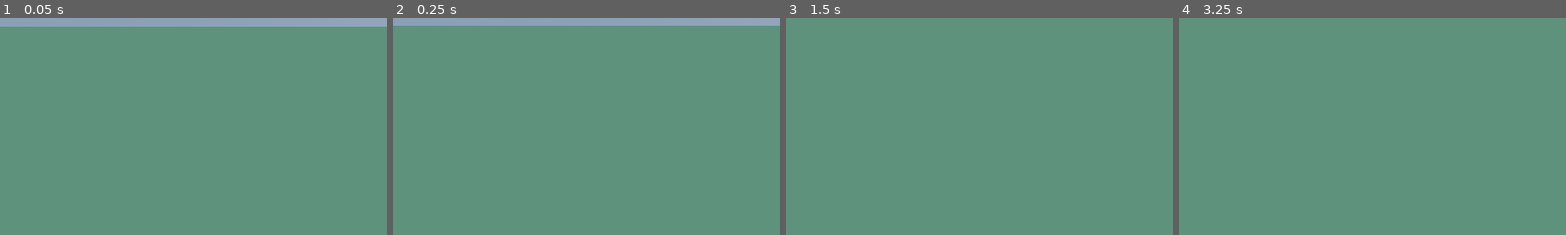
Above: before the commit, frames 1-4 (left to right).
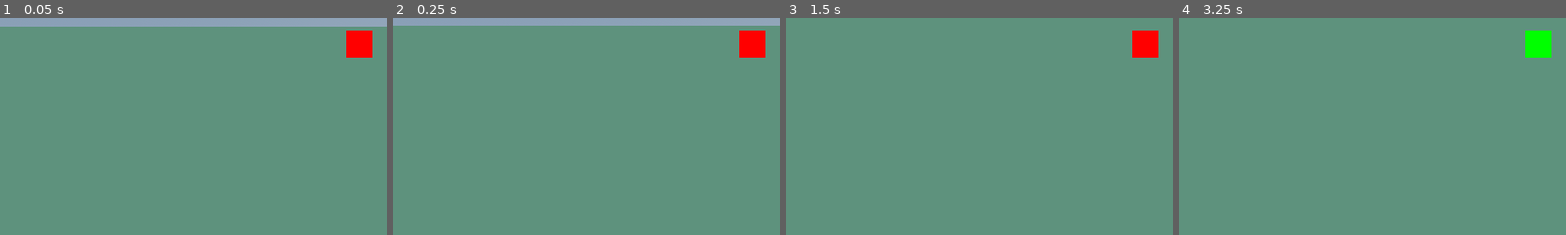
Above: after the commit, the same moments.

Repository: Tayacan/GameOff2023
Game: Godot game, scene res://scenes/playground.tscn
Same seed, same stepped clock (60 frames per second), same inputs: the game is played once before the commit and once after it.
Inputs (mouse positions are % of the whole screen's width and height, from its top left):
- Up to frame 1 (0.05 s): no input
- Up to frame 2 (0.25 s): no input
- Up to frame 3 (1.5 s): tap Enter at 0.5 s; move the mouse to (55, 50) at 0.52 s; hold W (move_forward) from 0.53 s (still down); click (55, 50) at 0.6 s; tap Space (jump) at 0.77 s; tap Mouse wheel down (change_link_next, bound only after the co… at 0.8, 1.35 s; move the mouse to (45, 50) at 1.27 s
- Up to frame 4 (3.25 s): keep holding W (move_forward); tap Space (jump) at 1.52, 2, 3.02 s; tap Mouse wheel up (change_link_prev, bound only after the comm… at 1.55, 2.1 s; move the mouse to (52, 48) at 2.02 s; click (52, 48) at 2.3 s; tap Enter at 2.75 s; move the mouse to (49, 52) at 2.77 s; right-click (49, 52) at 2.85 s; tap Mouse wheel down (change_link_next, bound only after the co… at 3.05 s
The pictures show only the part of the screen within x 50-100%, y 0-50%; the shares and areas given below are measured in that part.

The runs differ from the first frame. In frame 1, 0.8% of the frame differs, in the area x 89-97%, y 5-19%; in frame 2, 0.8%; in frame 3, 0.8%; in frame 4, 0.8%.

Commit message:
Add ability to switch link type

Diff:
--- a/links/forward_link.gd
+++ b/links/forward_link.gd
@@ -7,8 +7,7 @@
 var obj_2_vel : Vector3 = Vector3(0, 0, 0)
 
 # Called every frame. 'delta' is the elapsed time since the previous frame.
-func _physics_process(delta):
-	print_debug(obj_1_vel)
+func _physics_process(_delta):
 	obj_1.move_and_collide(obj_1_vel + obj_2_vel)
 	obj_2.move_and_collide(obj_1_vel + obj_2_vel)
 	obj_1_vel = Vector3(0, 0, 0)
--- a/links/link_indicator.tscn
+++ b/links/link_indicator.tscn
@@ -1,12 +1,6 @@
-[gd_scene load_steps=3 format=3 uid="uid://dsy0sjcku5hmx"]
-
-[sub_resource type="StandardMaterial3D" id="StandardMaterial3D_l2beq"]
-albedo_color = Color(0.270588, 0.694118, 0.792157, 1)
-emission_enabled = true
-emission = Color(0.141176, 0.588235, 0.772549, 1)
+[gd_scene load_steps=2 format=3 uid="uid://dsy0sjcku5hmx"]
 
 [sub_resource type="SphereMesh" id="SphereMesh_2mnh0"]
-material = SubResource("StandardMaterial3D_l2beq")
 radius = 0.2
 height = 0.4
 
--- a/links/link_indicator_open.tscn
+++ /dev/null
@@ -1,15 +0,0 @@
-[gd_scene load_steps=3 format=3 uid="uid://xf4su2dhhn5w"]
-
-[sub_resource type="StandardMaterial3D" id="StandardMaterial3D_l2beq"]
-albedo_color = Color(0.113725, 0.368627, 0.427451, 1)
-emission = Color(0.141176, 0.588235, 0.772549, 1)
-emission_energy_multiplier = 0.5
-
-[sub_resource type="SphereMesh" id="SphereMesh_2mnh0"]
-material = SubResource("StandardMaterial3D_l2beq")
-radius = 0.2
-height = 0.4
-
-[node name="Indicator" type="MeshInstance3D"]
-transform = Transform3D(1, 0, 0, 0, 1, 0, 0, 0, 1, 0, 3, 0)
-mesh = SubResource("SphereMesh_2mnh0")
--- a/links/static_forward_link.gd
+++ b/links/static_forward_link.gd
@@ -7,7 +7,7 @@
 var obj_2_vel : Vector3 = Vector3(0, 0, 0)
 
 # Called every frame. 'delta' is the elapsed time since the previous frame.
-func _physics_process(delta):
+func _physics_process(_delta):
 	var combined_vel = obj_1_vel + obj_2_vel
 	# test movements
 	var col1 = obj_1.move_and_collide(Vector3(combined_vel.x, 0, 0), true)
--- a/player/links.gd
+++ b/player/links.gd
@@ -1,5 +1,6 @@
 extends Node3D
 
+var link_type : LinkHandling.LinkType = LinkHandling.LinkType.Forward
 var obj_to_link : PhysicsBody3D = null
 var link_obj_1 : PhysicsBody3D = null
 var link_obj_2 : PhysicsBody3D = null
@@ -8,19 +9,25 @@
 var link : Node3D = null
 
 var indicator : PackedScene = null
-var indicator_open : PackedScene = null
-var link_obj : PackedScene = null
 
 # Called when the node enters the scene tree for the first time.
 func _ready():
 	indicator = preload("res://links/link_indicator.tscn")
-	indicator_open = preload("res://links/link_indicator_open.tscn")
-	link_obj = preload("res://links/static_forward_link.tscn")
+	LinkHandling.link_type_changed.emit(link_type)
 
 # Called every frame. 'delta' is the elapsed time since the previous frame.
 func _process(_delta):
+	handle_link_switch()
 	handle_clear()
 	handle_link()
+
+func handle_link_switch():
+	if Input.is_action_just_pressed("change_link_next"):
+		link_type = LinkHandling.next_link_type(link_type)
+		LinkHandling.link_type_changed.emit(link_type)
+	if Input.is_action_just_pressed("change_link_prev"):
+		link_type = LinkHandling.prev_link_type(link_type)
+		LinkHandling.link_type_changed.emit(link_type)
 
 func handle_clear():
 	if Input.is_action_just_pressed("clear_link"):
@@ -51,22 +58,33 @@
 
 		# Set up new link
 		if not link_obj_1:
-			l1_indicator = indicator_open.instantiate()
+			l1_indicator = indicator.instantiate()
+			l1_indicator.mesh.material = make_indicator_material()
 			obj_to_link.add_child(l1_indicator)
 			link_obj_1 = obj_to_link
 		else:
 			link_obj_2 = obj_to_link
 			l1_indicator.queue_free()
 			l1_indicator = indicator.instantiate()
+			l1_indicator.mesh.material = make_indicator_material(true)
 			l2_indicator = indicator.instantiate()
+			l2_indicator.mesh.material = make_indicator_material(true)
 			link_obj_1.add_child(l1_indicator)
 			link_obj_2.add_child(l2_indicator)
 
-			link = link_obj.instantiate()
+			link = LinkHandling.link_objs[link_type].instantiate()
 			link_obj_1.add_link(link)
 			link_obj_2.add_link(link)
 			link.initialize(link_obj_1, link_obj_2)
 			add_child(link)
+
+func make_indicator_material(emission=false) -> StandardMaterial3D:
+	var material = StandardMaterial3D.new()
+	material.albedo_color = LinkHandling.link_colors[link_type]
+	if emission:
+		material.emission_enabled = true
+		material.emission = material.albedo_color
+	return material
 
 func _on_started_looking_at_item(body: PhysicsBody3D):
 	obj_to_link = body
--- a/project.godot
+++ b/project.godot
@@ -14,6 +14,10 @@
 run/main_scene="res://scenes/playground.tscn"
 config/features=PackedStringArray("4.1", "Forward Plus")
 config/icon="res://icon.svg"
+
+[autoload]
+
+LinkHandling="*res://scenes/LinkHandling.gd"
 
 [input]
 
@@ -56,3 +60,13 @@
 "events": [Object(InputEventMouseButton,"resource_local_to_scene":false,"resource_name":"","device":-1,"window_id":0,"a …(258 unchanged characters)…
 ]
 }
+change_link_next={
+"deadzone": 0.5,
+"events": [Object(InputEventMouseButton,"resource_local_to_scene":false,"resource_name":"","device":-1,"window_id":0,"alt_pressed":false,"shift_pressed":false,"ctrl_pressed":false,"meta_pressed":false,"button_mask":16,"position":Vector2(143, 14),"global_position":Vector2(147, 57),"factor":1.0,"button_index":5,"canceled":false,"pressed":true,"double_click":false,"script":null)
+]
+}
+change_link_prev={
+"deadzone": 0.5,
+"events": [Object(InputEventMouseButton,"resource_local_to_scene":false,"resource_name":"","device":-1,"window_id":0,"alt_pressed":false,"shift_pressed":false,"ctrl_pressed":false,"meta_pressed":false,"button_mask":8,"position":Vector2(160, 14),"global_position":Vector2(164, 57),"factor":1.0,"button_index":4,"canceled":false,"pressed":true,"double_click":false,"script":null)
+]
+}
--- /dev/null
+++ b/scenes/LinkHandling.gd
@@ -0,0 +1,24 @@
+# AutoLoad that contains globally available information about links.
+extends Node
+
+signal link_type_changed(new_link_type : LinkType)
+
+enum LinkType { Forward, StaticForward }
+var all_link_types = LinkType.values()
+var link_type : LinkType = LinkType.Forward
+
+var link_objs = {}
+var link_colors = {
+	LinkType.Forward : Color(1, 0, 0),
+	LinkType.StaticForward : Color(0, 1, 0)
+}
+
+func _ready():
+	link_objs[LinkType.Forward] = preload("res://links/forward_link.tscn")
+	link_objs[LinkType.StaticForward] = preload("res://links/static_forward_link.tscn")
+
+func next_link_type(link_type : LinkType) -> LinkType:
+	return (link_type + 1) % LinkType.size()
+
+func prev_link_type(link_type : LinkType) -> LinkType:
+	return (LinkType.size() + link_type - 1) % LinkType.size()
--- /dev/null
+++ b/scenes/LinkTypeIndicatorUI.gd
@@ -0,0 +1,7 @@
+extends ColorRect
+
+func _ready():
+	LinkHandling.link_type_changed.connect(_on_link_type_changed)
+
+func _on_link_type_changed(link_type):
+	set_color(LinkHandling.link_colors[link_type])
--- a/scenes/playground.tscn
+++ b/scenes/playground.tscn
@@ -7,6 +7,7 @@
 [ext_resource type="PackedScene" uid="uid://ijgj4cyrxngg" path="res://boxes/box.tscn" id="6_7vcvm"]
 [ext_resource type="Script" path="res://scenes/GameControl.gd" id="7_joxcs"]
 [ext_resource type="Script" path="res://scenes/WinArea.gd" id="7_t8b0n"]
+[ext_resource type="Script" path="res://scenes/LinkTypeIndicatorUI.gd" id="8_il6h0"]
 
 [sub_resource type="ProceduralSkyMaterial" id="ProceduralSkyMaterial_ifgpx"]
 sky_horizon_color = Color(0.64625, 0.65575, 0.67075, 1)
@@ -35,6 +36,27 @@
 size = Vector3(6, 4, 16)
 
 [node name="Playground" type="Node3D"]
+
+[node name="UI" type="Control" parent="."]
+layout_mode = 3
+anchors_preset = 0
+offset_right = 40.0
+offset_bottom = 40.0
+
+[node name="Label" type="Label" parent="UI"]
+layout_mode = 0
+offset_right = 564.0
+offset_bottom = 81.0
+theme_override_font_sizes/font_size = 32
+text = "Move a box into the blue area to win"
+
+[node name="ColorRect" type="ColorRect" parent="UI"]
+layout_mode = 0
+offset_left = 1091.0
+offset_top = 19.0
+offset_right = 1131.0
+offset_bottom = 59.0
+script = ExtResource("8_il6h0")
 
 [node name="DirectionalLight3D" type="DirectionalLight3D" parent="."]
 transform = Transform3D(-0.866025, -0.433013, 0.25, 0, 0.5, 0.866025, -0.5, 0.75, -0.433013, 0, 16, 0)
@@ -174,10 +196,4 @@
 [node name="CollisionShape3D" type="CollisionShape3D" parent="WinArea/Area3D"]
 shape = SubResource("BoxShape3D_tgnmx")
 
-[node name="Label" type="Label" parent="."]
-offset_right = 188.0
-offset_bottom = 81.0
-theme_override_font_sizes/font_size = 32
-text = "Move a box into the blue area to win"
-
 [connection signal="body_entered" from="WinArea/Area3D" to="WinArea" method="_on_area_3d_body_entered"]
Not shown: 1 places in scenes/playground.tscn that only renumber resources
Not shown, changed: README.md
